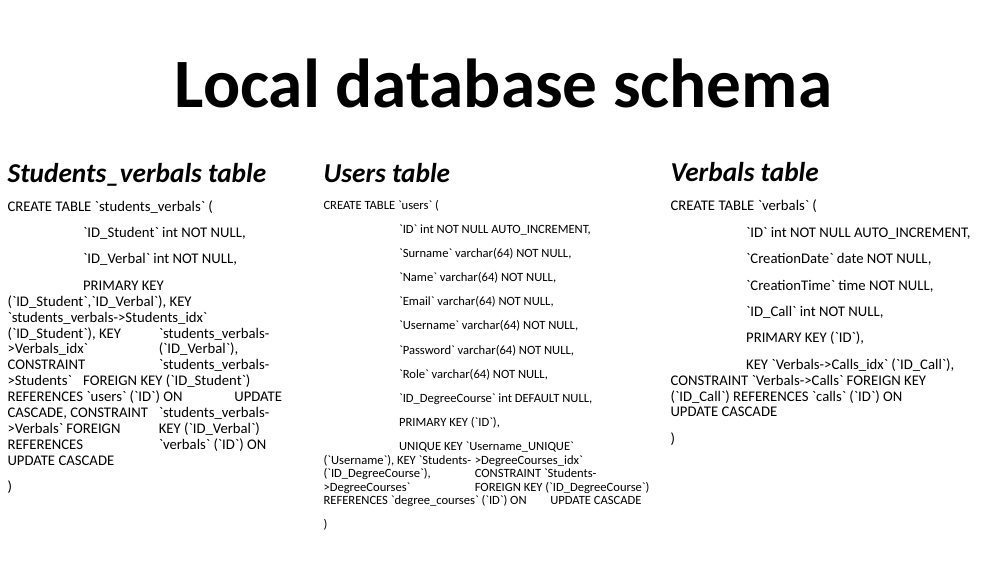
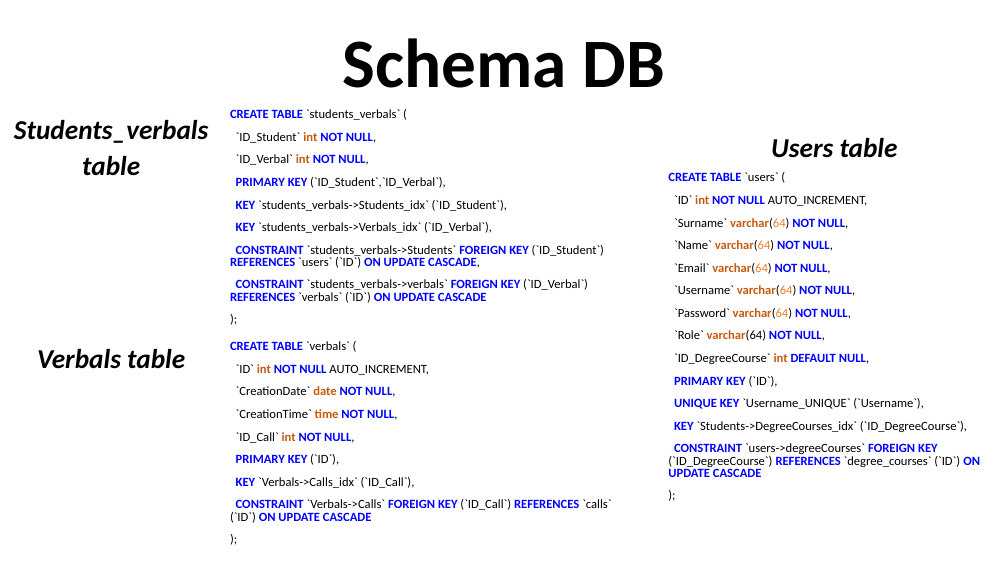
Before and after one commit to LucaTosetti01/ProgettoTIW, a slide deck: slide 12 of PresentazioneProgetto.pptx (slide 16 before the commit). Drawn at 1008x567 pixels with LibreOffice and Linux fonts; fonts in the diff are those of the drawing. Boxes give left, top, right and bottom in pixels: in the first picture for what was removed or moved away, otherwise in the second. Text is boxed around its words. In the diff, an @@ line names an element or a change of style, - is before the commit and + after.

Commit message:
Inizio documentazione
Scritta la documentazione della traccia, completamento specifiche, analisi requisiti DB, schema ER (da modificare), schema DB

```diff
--- a/PresentazioneProgetto.pptx
+++ b/PresentazioneProgetto.pptx
@@ title removed at (x1=175, y1=58, x2=832, y2=108) @@
-Local database schema
@@ text added at (x1=343, y1=38, x2=664, y2=88), 66 pt, text #000000, bold @@
+Schema DB
@@ text "CREATE TABLE `students_verbals` (" moved from (x1=8, y1=163, x2=282, y2=465) to (x1=230, y1=109, x2=604, y2=303) @@
@@ text at (x1=230, y1=109, x2=400, y2=165): size 14 to 12 pt in "CREATE TABLE `students_verbals` (", "`ID_Student` int NOT NULL,", "`ID_Verbal` int NOT NULL,"; text colour #000000 to #0000FF in "CREATE TABLE", "NOT NULL,", "NOT NULL,"; bold on in "CREATE TABLE", "int NOT NULL,", "int NOT NULL,"; text colour #000000 to #C55A11 in "int", "int"; line spacing 0.9 to 0.8 @@
@@ text added at (x1=14, y1=120, x2=208, y2=176), 26 pt, text #000000, bold, italic @@
+Students_verbals table
@@ text added at (x1=771, y1=138, x2=898, y2=158), 26 pt, text #000000, bold, italic @@
+Users table
@@ text at (x1=8, y1=163, x2=266, y2=186): paragraph removed @@
-Students_verbals table
@@ text at (x1=230, y1=177, x2=604, y2=303): text changed; size 14 to 12 pt @@
-PRIMARY KEY (`ID_Student`,`ID_Verbal`), KEY `students_verbals->Students_idx` (`ID_Student`), KEY `students_verbals->Verbals_idx` (`ID_Verbal`), CONSTRAINT `students_verbals->Students` FOREIGN KEY (`ID_Student`) REFERENCES `users` (`ID`) ON UPDATE CASCADE, CONSTRAINT `students_verbals->Verbals` FOREIGN KEY (`ID_Verbal`) REFERENCES `verbals` (`ID`) ON UPDATE CASCADE
-)
+PRIMARY KEY (`ID_Student`,`ID_Verbal`),
+KEY `students_verbals->Students_idx` (`ID_Student`),
+KEY `students_verbals->Verbals_idx` (`ID_Verbal`),
+CONSTRAINT `students_verbals->Students` FOREIGN KEY (`ID_Student`) REFERENCES `users` (`ID`) ON UPDATE CASCADE,
+CONSTRAINT `students_verbals->verbals` FOREIGN KEY (`ID_Verbal`) REFERENCES `verbals` (`ID`) ON UPDATE CASCADE
+);
@@ text at (x1=324, y1=163, x2=450, y2=183): paragraph removed @@
-Users table
@@ text "CREATE TABLE `users` (" moved from (x1=324, y1=163, x2=649, y2=506) to (x1=668, y1=172, x2=980, y2=477) @@
@@ text at (x1=668, y1=172, x2=869, y2=387): text colour #000000 to #0000FF in "CREATE TABLE", "NOT NULL", "NOT NULL,", "NOT NULL," and 6 more places; bold on in "CREATE TABLE", "int NOT NULL", "varchar(64) NOT NULL,", "varchar(64) NOT NULL," and 6 more places; text colour #000000 to #C55A11 in "int", "varchar(64)", "varchar(64)", "varchar(64)" and 4 more places; text colour #000000 to #ED7D31 in "varchar(64)", "varchar(64)", "varchar(64)", "varchar(64)" and 1 more places; line spacing 0.9 to 0.8 @@
@@ text at (x1=671, y1=162, x2=819, y2=182): paragraph removed @@
-Verbals table
@@ text added at (x1=37, y1=349, x2=185, y2=369), 26 pt, text #000000, bold, italic @@
+Verbals table
@@ text "CREATE TABLE `verbals` (" moved from (x1=671, y1=162, x2=970, y2=416) to (x1=230, y1=341, x2=611, y2=523) @@
@@ text at (x1=230, y1=341, x2=428, y2=465): size 14 to 12 pt in "CREATE TABLE `verbals` (", "`ID` int NOT NULL AUTO_INCREMENT,", "`CreationDate` date NOT NULL,", "`CreationTime` time NOT NULL," and 2 more places; text colour #000000 to #0000FF in "CREATE TABLE", "NOT NULL", "NOT NULL,", "NOT NULL," and 2 more places; bold on in "CREATE TABLE", "int NOT NULL", "date NOT NULL,", "time NOT NULL," and 2 more places; text colour #000000 to #C55A11 in "int", "date", "time", "int"; line spacing 0.9 to 0.8 @@
@@ text at (x1=668, y1=398, x2=980, y2=477): text changed @@
-UNIQUE KEY `Username_UNIQUE` (`Username`), KEY `Students- >DegreeCourses_idx` (`ID_DegreeCourse`), CONSTRAINT `Students->DegreeCourses` FOREIGN KEY (`ID_DegreeCourse`) REFERENCES `degree_courses` (`ID`) ON UPDATE CASCADE
-)
+UNIQUE KEY `Username_UNIQUE` (`Username`),
+KEY `Students->DegreeCourses_idx` (`ID_DegreeCourse`),
+CONSTRAINT `users->degreeCourses` FOREIGN KEY (`ID_DegreeCourse`) REFERENCES `degree_courses` (`ID`) ON UPDATE CASCADE
+);
@@ text at (x1=230, y1=477, x2=611, y2=523): text changed; size 14 to 12 pt @@
-KEY `Verbals->Calls_idx` (`ID_Call`), CONSTRAINT `Verbals->Calls` FOREIGN KEY (`ID_Call`) REFERENCES `calls` (`ID`) ON UPDATE CASCADE
-)
+KEY `Verbals->Calls_idx` (`ID_Call`),
+CONSTRAINT `Verbals->Calls` FOREIGN KEY (`ID_Call`) REFERENCES `calls` (`ID`) ON UPDATE CASCADE
+);
```
Also in this commit, not shown: 9 other slides changed, 2 slides added, 6 slides removed, 2 other files.
